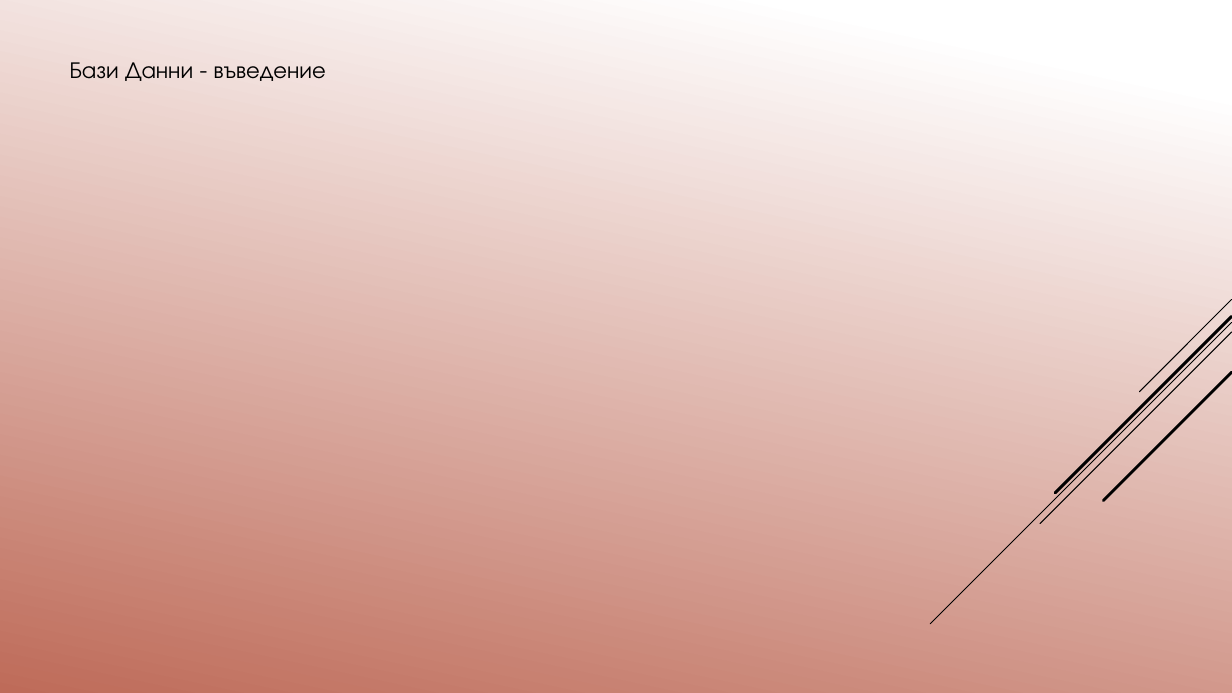
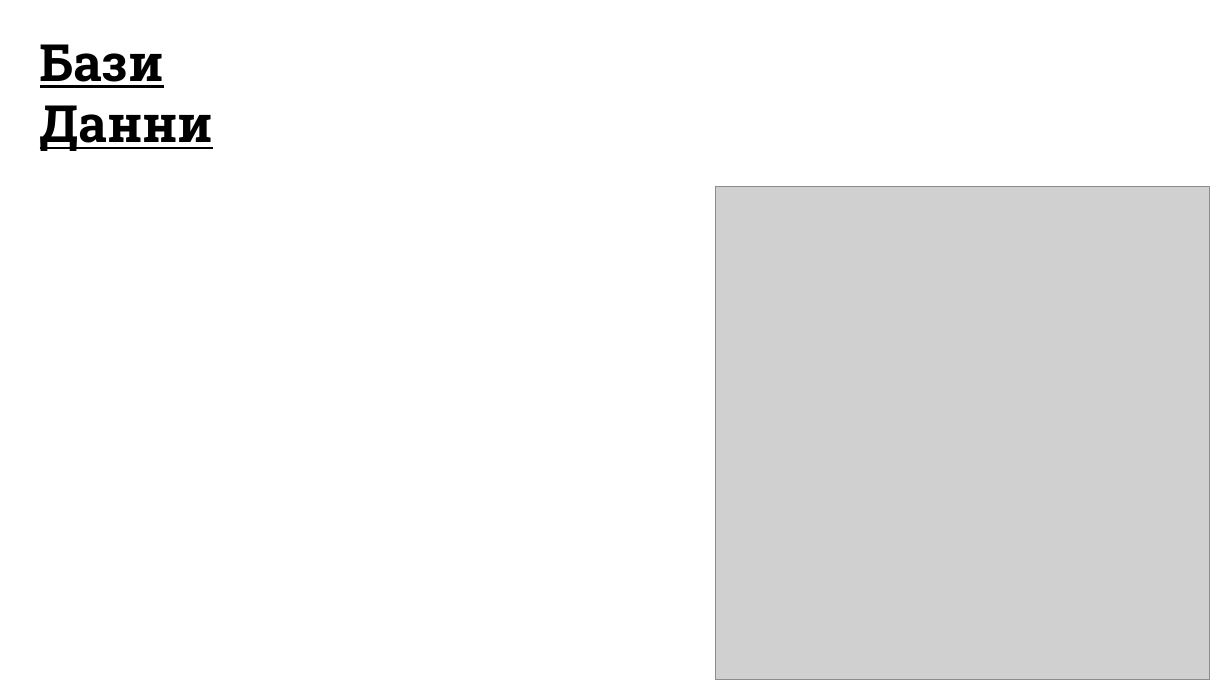
Before and after one commit to pgee-dzi2024/Theme_20, a slide deck: slide 5 of 20 Димитър Антиов/Защита теория.pptx. Drawn at 1232x693 pixels with LibreOffice and Linux fonts; fonts in the diff are those of the drawing; grey boxes stand for pictures; background and template pictures are left out. Boxes give left, top, right and bottom in pixels: in the first picture for what was removed or moved away, otherwise in the second. Text is boxed around its words. In the diff, an @@ line names an element or a change of style, - is before the commit and + after.

```diff
--- a/20 Димитър Антиов/Защита теория.pptx
+++ b/20 Димитър Антиов/Защита теория.pptx
@@ background gradient #FFFFFF to #C26A56 to picture (left out) @@
@@ text at (40,44,214,151): text changed; size 18 to 40 pt; font TeX Gyre Adventor to Roboto Slab; bold on @@
-Бази Данни - въведение
+Бази Данни
@@ picture added at (716,186,1210,679) @@
@@ group removed at (931,299,1232,624): 5 lines @@
```
Also in this commit, not shown: 6 other slides changed, 3 slides added, 3 slides removed, 15 other files.
